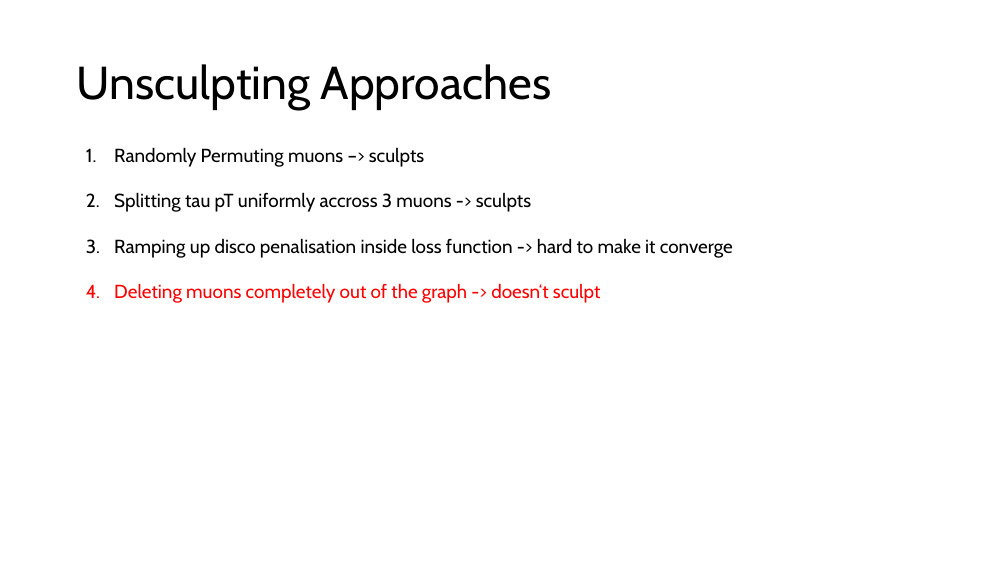
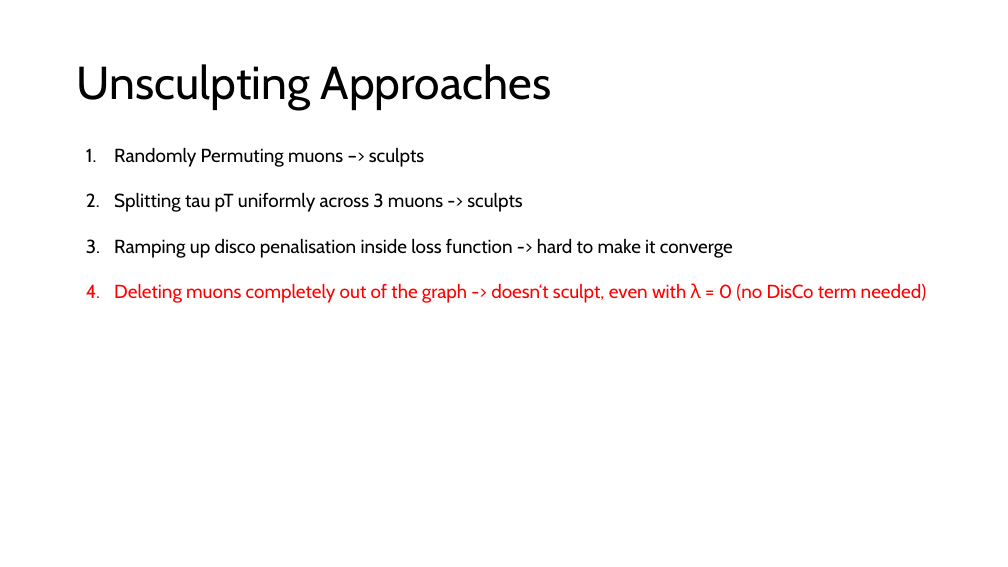
Before and after one commit to KaitoFuss/Tau3Mu_GNN, a slide deck: slide 11 of Tau3Mu_2nd_Presentation.pptx. Drawn at 1008x567 pixels with LibreOffice and Linux fonts; fonts in the diff are those of the drawing. Boxes give left, top, right and bottom in pixels: in the first picture for what was removed or moved away, otherwise in the second. Text is boxed around its words. In the diff, an @@ line names an element or a change of style, - is before the commit and + after.

```diff
--- a/Tau3Mu_2nd_Presentation.pptx
+++ b/Tau3Mu_2nd_Presentation.pptx
@@ text at [114, 192, 522, 212]: text changed @@
-2. Splitting tau pT uniformly accross 3 muons -> sculpts
+2. Splitting tau pT uniformly across 3 muons -> sculpts
@@ text at [114, 283, 926, 303]: text changed @@
-4. Deleting muons completely out of the graph -> doesn‘t sculpt
+4. Deleting muons completely out of the graph -> doesn‘t sculpt, even with λ = 0 (no DisCo term needed)
```
Also in this commit, not shown: 6 other slides changed, 4 slides added.
